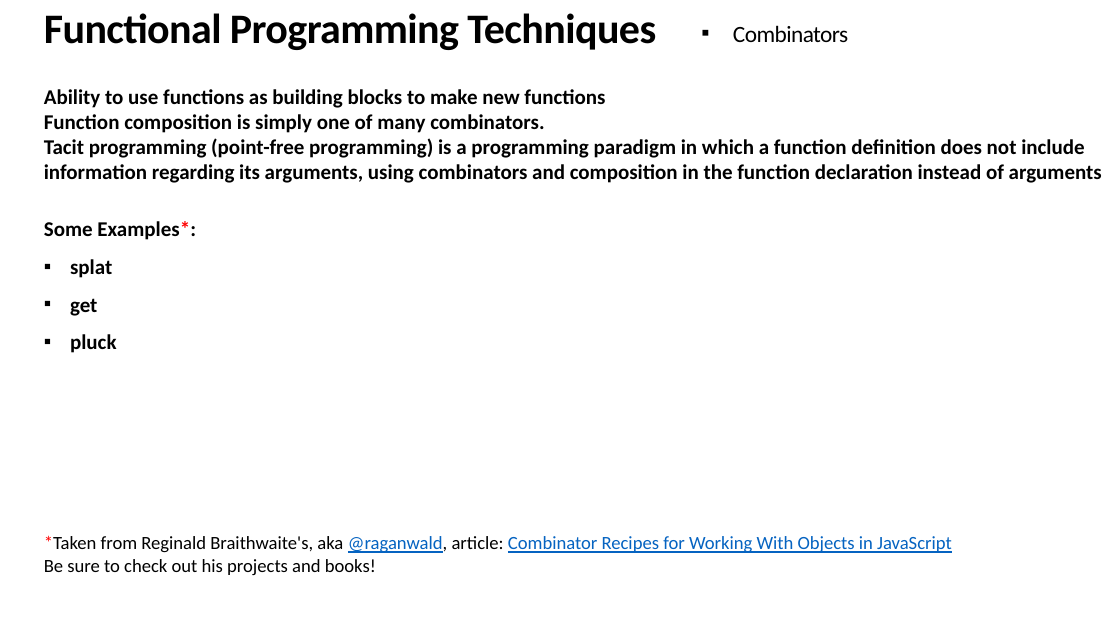
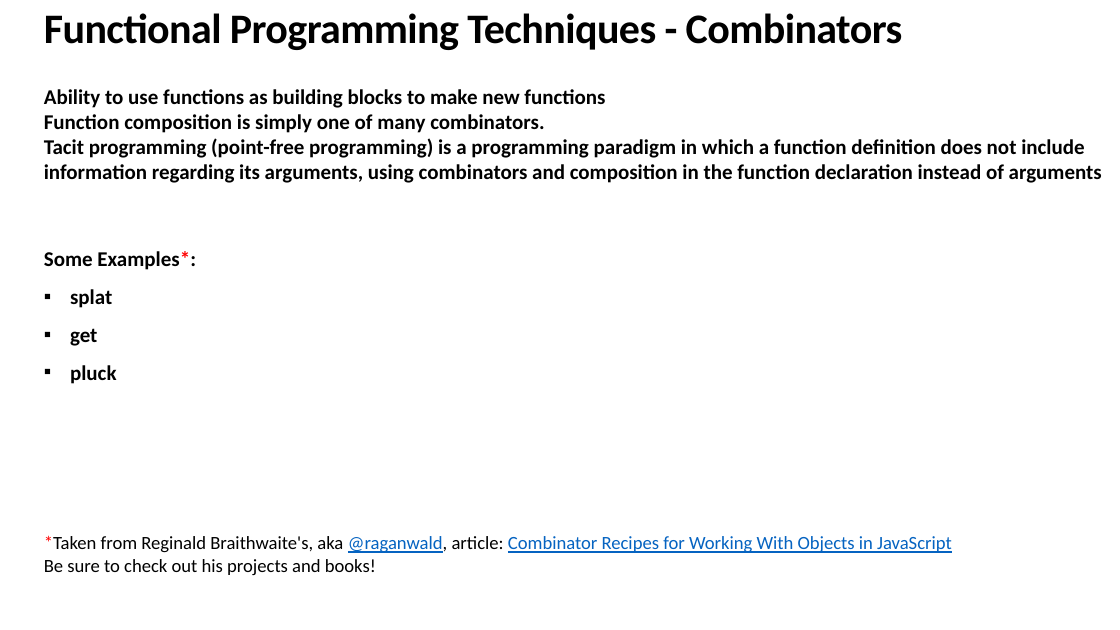
Before and after one commit to srdjan/workshop-functional-js, a slide deck: slide 33 of Functional-javascript.pptx. Drawn at 1120x630 pixels with LibreOffice and Linux fonts; fonts in the diff are those of the drawing. Boxes give left, top, right and bottom in pixels: in the first picture for what was removed or moved away, otherwise in the second. Text is boxed around its words. In the diff, an @@ line names an element or a change of style, - is before the commit and + after.

```diff
--- a/Functional-javascript.pptx
+++ b/Functional-javascript.pptx
@@ text at (44,13,903,50): text changed @@
-Functional Programming Techniques
+Functional Programming Techniques - Combinators
@@ text removed at (733,25,848,42) @@
-▪ Combinators
@@ text "Some Examples*:": place and size @@
-text "Some Examples*:" at (44,221,196,353)
+text "Some Examples*:" at (44,251,196,384)
```
Also in this commit, not shown: 38 other slides changed, 2 other files.
